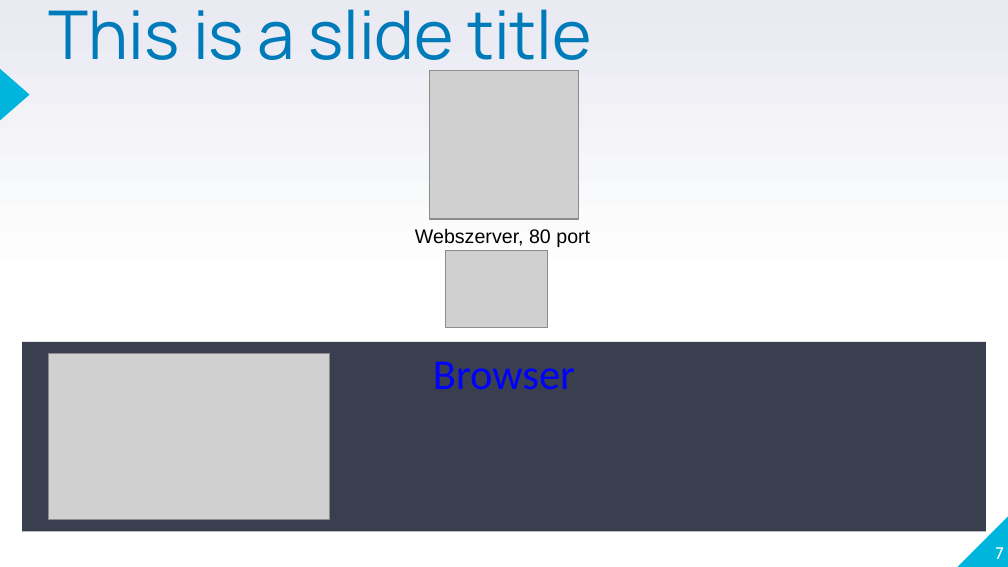
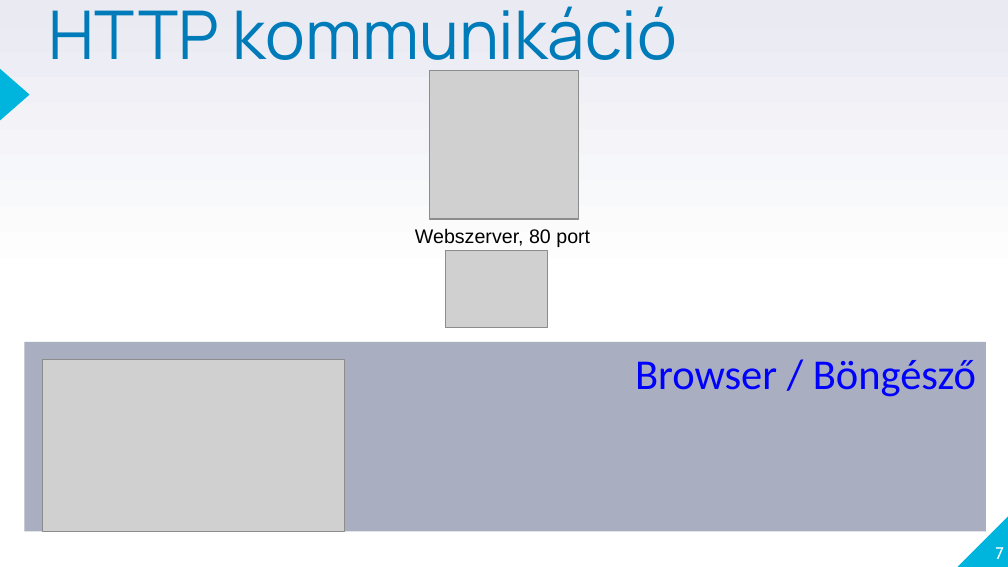
Before and after one commit to laszlofeher/phpalapok, a slide deck: slide 7 of 1Alkalom(6oras)/Php1_bevezeto.pptx. Drawn at 1008x567 pixels with LibreOffice and Linux fonts; fonts in the diff are those of the drawing; grey boxes stand for pictures. Boxes give left, top, right and bottom in pixels: in the first picture for what was removed or moved away, otherwise in the second. Text is boxed around its words. In the diff, an @@ line names an element or a change of style, - is before the commit and + after.

```diff
--- a/1Alkalom(6oras)/Php1_bevezeto.pptx
+++ b/1Alkalom(6oras)/Php1_bevezeto.pptx
@@ title at (x1=49, y1=6, x2=677, y2=77): text changed @@
-This is a slide title
+HTTP kommunikáció
@@ rectangle "Browser / Böngésző" at (x1=24, y1=342, x2=986, y2=531): fill #3A3F50 to #A9AEC0 @@
@@ picture resized from (x1=48, y1=354, x2=329, y2=520) to (x1=42, y1=359, x2=345, y2=531) @@
@@ text in rectangle at (x1=635, y1=360, x2=976, y2=397): text changed @@
-Browser
+Browser / Böngésző
```
Also in this commit, not shown: 6 other slides changed, 1 other file.
